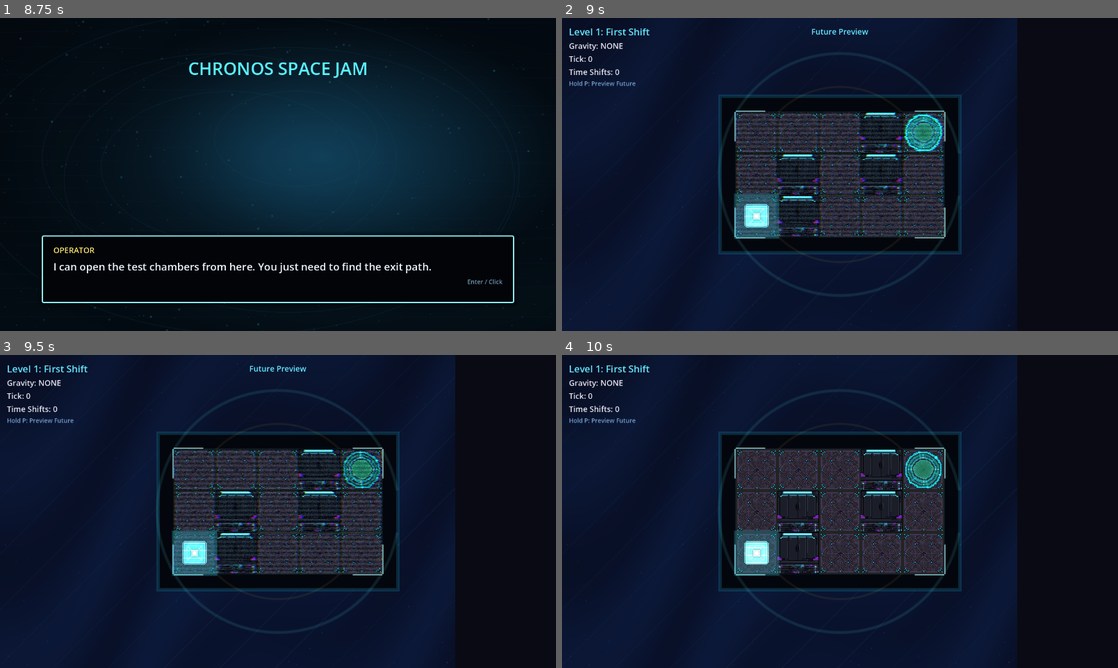
Above: before the commit, frames 1-4 (two rows, left to right).
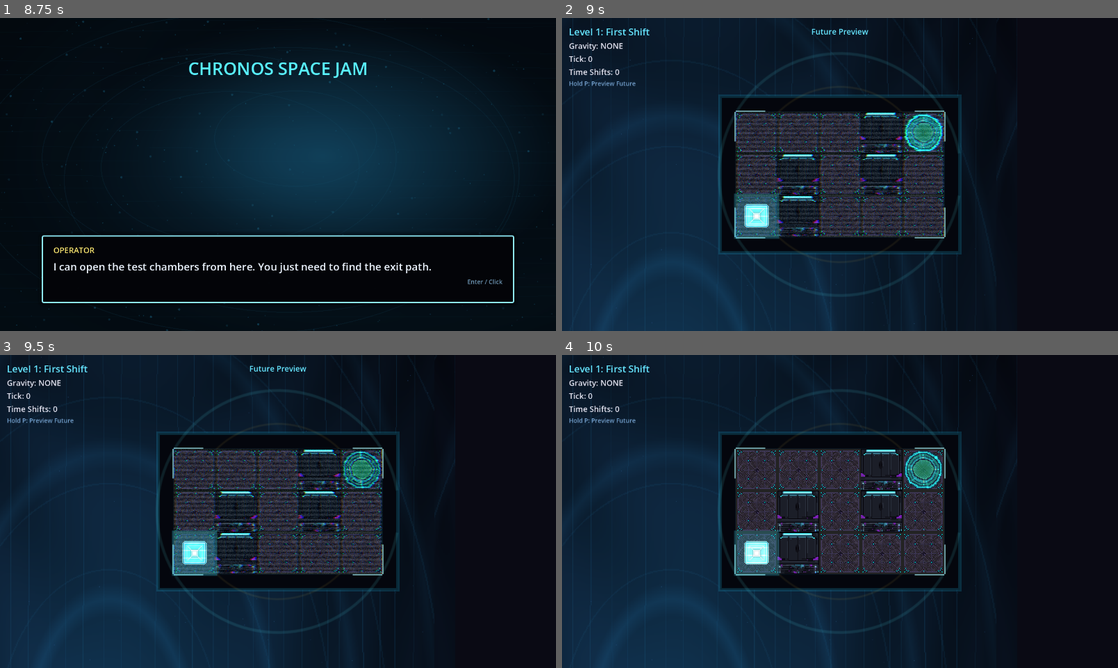
Above: after the commit, the same moments.

Repository: Rivendellspacejam/ChronosSpaceJam
Game: Godot game, scene res://scenes/ui/main_menu.tscn
The game is run twice, just before and just after one commit, with the same random seed, the same clock (stepped at 60 frames per second) and the same inputs. Sound files missing from this copy of the repository are replaced by a short silence.
Inputs (mouse positions are in pixels of both pictures, inside the frame that each line leads up to):
- Up to frame 1 (8.75 s): click "START GAME" at 0.5 s; tap Enter (ui_accept) at 1.25, 1.52, 3.5, 4.52, 5.75, 7.52 s; move the mouse to (400, 158) at 1.27 s; hold D (move_right) 1.28-2 s; hold P (preview_future) 1.28-2 s; click (400, 158) at 1.42 s; drag from (166, 190) to (250, 237) at 2.02 s; move the mouse to (333, 105) at 2.77 s; hold D (move_right) 2.78-3.5 s; hold P (preview_future) 2.78-3.5 s; drag from (250, 237) to (111, 127) at 3.52 s; move the mouse to (444, 221) at 4.27 s; hold A (move_left) 4.28-5 s; hold P (preview_future) 4.28-5 s; tap R (restart) at 5, 8 s; drag from (111, 127) to (194, 96) at 5.02 s; move the mouse to (305, 174) at 5.77 s; hold S (move_down) 5.78-6.5 s; hold P (preview_future) 5.78-6.5 s; click (305, 174) at 5.92 s; drag from (194, 96) to (166, 190) at 6.52 s; move the mouse to (400, 158) at 7.27 s; hold W (move_up) 7.28-8 s; hold P (preview_future) 7.28-8 s; drag from (166, 190) to (250, 237) at 8.02 s
- Up to frame 2 (9 s): tap Enter (ui_accept) at 8.75 s; move the mouse to (895, 105) at 8.77 s; hold S (move_down) from 8.78 s (still down); hold P (preview_future) from 8.78 s (still down)
- Up to frame 3 (9.5 s): keep holding S (move_down); keep holding P (preview_future)
- Up to frame 4 (10 s): release S (move_down) at 9.5 s; release P (preview_future) at 9.5 s; drag from (812, 574) to (673, 464) at 9.52 s

Frame 1 is identical in both runs. In frame 2, 8.4% of the frame differs, in the area x 0-82%, y 0-100%; in frame 3, 8.4%; in frame 4, 8.4%.

Commit message:
Add themed gameplay music and backgrounds

Diff:
--- a/chronos-space-jam/scenes/game/game_level.tscn
+++ b/chronos-space-jam/scenes/game/game_level.tscn
@@ -8,7 +8,7 @@
 [ext_resource type="Shader" uid="uid://bhsic5kw6ky58" path="res://assets/shaders/future_preview_static.gdshader" id="6"]
 [ext_resource type="Texture2D" uid="uid://otp3ntxslqb8" path="res://assets/player.png" id="7"]
 [ext_resource type="Shader" path="res://assets/shaders/player_time_core.gdshader" id="8"]
-[ext_resource type="AudioStream" path="res://assets/audio/gameplay_loop.wav" id="9"]
+[ext_resource type="AudioStream" path="res://assets/audio/gameplay_gravity_loop.wav" id="9"]
 
 [sub_resource type="ShaderMaterial" id="ShaderMaterial_future_preview_static"]
 shader = ExtResource("6")
--- a/chronos-space-jam/scripts/arena_backdrop.gd
+++ b/chronos-space-jam/scripts/arena_backdrop.gd
@@ -1,10 +1,38 @@
 extends Node2D
 
-const GAMEPLAY_VOID := preload("res://assets/backgrounds/gameplay_void.png")
+const THEME_GRAVITY := preload("res://assets/backgrounds/gameplay_gravity.png")
+const THEME_HAZARD := preload("res://assets/backgrounds/gameplay_hazard.png")
+const THEME_PATROL := preload("res://assets/backgrounds/gameplay_patrol.png")
+const THEME_GOLD := preload("res://assets/backgrounds/gameplay_gold.png")
+const THEME_BOUNCE := preload("res://assets/backgrounds/gameplay_bounce.png")
+const THEME_PHASE := preload("res://assets/backgrounds/gameplay_phase.png")
 const TILE_SIZE: int = 48
 
 var grid_width: int = 0
 var grid_height: int = 0
+var _theme_texture: Texture2D = THEME_GRAVITY
+var _theme_tint: Color = Color(0.58, 0.86, 1.0, 0.58)
+
+func set_theme(level_index: int) -> void:
+	if level_index <= 2:
+		_theme_texture = THEME_GRAVITY
+		_theme_tint = Color(0.58, 0.86, 1.0, 0.58)
+	elif level_index <= 4:
+		_theme_texture = THEME_HAZARD
+		_theme_tint = Color(1.0, 0.45, 0.34, 0.54)
+	elif level_index <= 11:
+		_theme_texture = THEME_PATROL
+		_theme_tint = Color(0.6, 0.75, 1.0, 0.55)
+	elif level_index <= 14:
+		_theme_texture = THEME_GOLD
+		_theme_tint = Color(1.0, 0.82, 0.32, 0.52)
+	elif level_index <= 19:
+		_theme_texture = THEME_BOUNCE
+		_theme_tint = Color(0.42, 1.0, 0.82, 0.54)
+	else:
+		_theme_texture = THEME_PHASE
+		_theme_tint = Color(0.72, 0.58, 1.0, 0.58)
+	queue_redraw()
 
 func configure(width: int, height: int) -> void:
 	grid_width = width
@@ -20,7 +48,7 @@
 	var inner := Rect2(Vector2.ZERO, arena_size)
 	var void_rect := Rect2(Vector2(-420.0, -300.0), arena_size + Vector2(840.0, 600.0))
 
-	draw_texture_rect(GAMEPLAY_VOID, void_rect, true, Color(0.5, 0.78, 1.0, 0.52), true)
+	draw_texture_rect(_theme_texture, void_rect, true, _theme_tint, true)
 	draw_rect(outer, Color(0.018, 0.025, 0.05, 1.0), true)
 	draw_rect(outer, Color(0.1, 0.62, 0.78, 0.22), false, 4.0)
 	draw_rect(inner, Color(0.02, 0.04, 0.075, 0.82), true)
--- a/chronos-space-jam/scripts/autoload/audio_manager.gd
+++ b/chronos-space-jam/scripts/autoload/audio_manager.gd
@@ -1,7 +1,7 @@
 extends Node
 
 const MENU_MUSIC := preload("res://assets/audio/menu_loop.wav")
-const GAMEPLAY_MUSIC := preload("res://assets/audio/gameplay_loop.wav")
+const GAMEPLAY_MUSIC := preload("res://assets/audio/gameplay_gravity_loop.wav")
 const ENDING_MUSIC := preload("res://assets/audio/ending_loop.wav")
 const UI_CLICK := preload("res://assets/audio/ui_click.wav")
 const UI_BACK := preload("res://assets/audio/ui_back.wav")
--- a/chronos-space-jam/scripts/game_level.gd
+++ b/chronos-space-jam/scripts/game_level.gd
@@ -1,4 +1,11 @@
 extends Node2D
+
+const GAMEPLAY_GRAVITY_MUSIC := preload("res://assets/audio/gameplay_gravity_loop.wav")
+const GAMEPLAY_HAZARD_MUSIC := preload("res://assets/audio/gameplay_hazard_loop.wav")
+const GAMEPLAY_PATROL_MUSIC := preload("res://assets/audio/gameplay_patrol_loop.wav")
+const GAMEPLAY_GOLD_MUSIC := preload("res://assets/audio/gameplay_gold_loop.wav")
+const GAMEPLAY_BOUNCE_MUSIC := preload("res://assets/audio/gameplay_bounce_loop.wav")
+const GAMEPLAY_PHASE_MUSIC := preload("res://assets/audio/gameplay_phase_loop.wav")
 
 @onready var level_manager = $LevelManager
 @onready var player = $Player
@@ -63,6 +70,7 @@
 	var level_bundle = GameManager.load_level_bundle(GameManager.current_level_index)
 	var start_tick = level_bundle.get("start_tick", 0)
 	TickManager.reset(start_tick)
+	_configure_level_music(GameManager.current_level_index)
 	var start_pos = level_manager.load_level(GameManager.current_level_index)
 	player.init_player(start_pos, level_manager)
 	_configure_arena_backdrop()
@@ -87,7 +95,30 @@
 
 func _configure_arena_backdrop() -> void:
 	if arena_backdrop and arena_backdrop.has_method("configure"):
+		if arena_backdrop.has_method("set_theme"):
+			arena_backdrop.set_theme(GameManager.current_level_index)
 		arena_backdrop.configure(level_manager.grid_width, level_manager.grid_height)
+
+func _configure_level_music(level_index: int) -> void:
+	var target_stream := _music_stream_for_level(level_index)
+	if background_music.stream == target_stream:
+		return
+	background_music.stop()
+	background_music.stream = target_stream
+	_ensure_background_music_playing()
+
+func _music_stream_for_level(index: int) -> AudioStream:
+	if index <= 2:
+		return GAMEPLAY_GRAVITY_MUSIC
+	if index <= 4:
+		return GAMEPLAY_HAZARD_MUSIC
+	if index <= 11:
+		return GAMEPLAY_PATROL_MUSIC
+	if index <= 14:
+		return GAMEPLAY_GOLD_MUSIC
+	if index <= 19:
+		return GAMEPLAY_BOUNCE_MUSIC
+	return GAMEPLAY_PHASE_MUSIC
 
 func _can_restart() -> bool:
 	return GameManager.current_state in [
Not shown, added: chronos-space-jam/assets/audio/gameplay_bounce_loop.wav.import
Not shown, added: chronos-space-jam/assets/audio/gameplay_gold_loop.wav.import
Not shown, added: chronos-space-jam/assets/audio/gameplay_gravity_loop.wav.import
Not shown, added: chronos-space-jam/assets/audio/gameplay_hazard_loop.wav.import
Not shown, added: chronos-space-jam/assets/audio/gameplay_patrol_loop.wav.import
Not shown, added: chronos-space-jam/assets/audio/gameplay_phase_loop.wav.import
Binary file added: chronos-space-jam/assets/backgrounds/gameplay_bounce.png
Not shown, added: chronos-space-jam/assets/backgrounds/gameplay_bounce.png.import
Binary file added: chronos-space-jam/assets/backgrounds/gameplay_gold.png
Not shown, added: chronos-space-jam/assets/backgrounds/gameplay_gold.png.import
Binary file added: chronos-space-jam/assets/backgrounds/gameplay_gravity.png
Not shown, added: chronos-space-jam/assets/backgrounds/gameplay_gravity.png.import
(and 16 more such lines)
